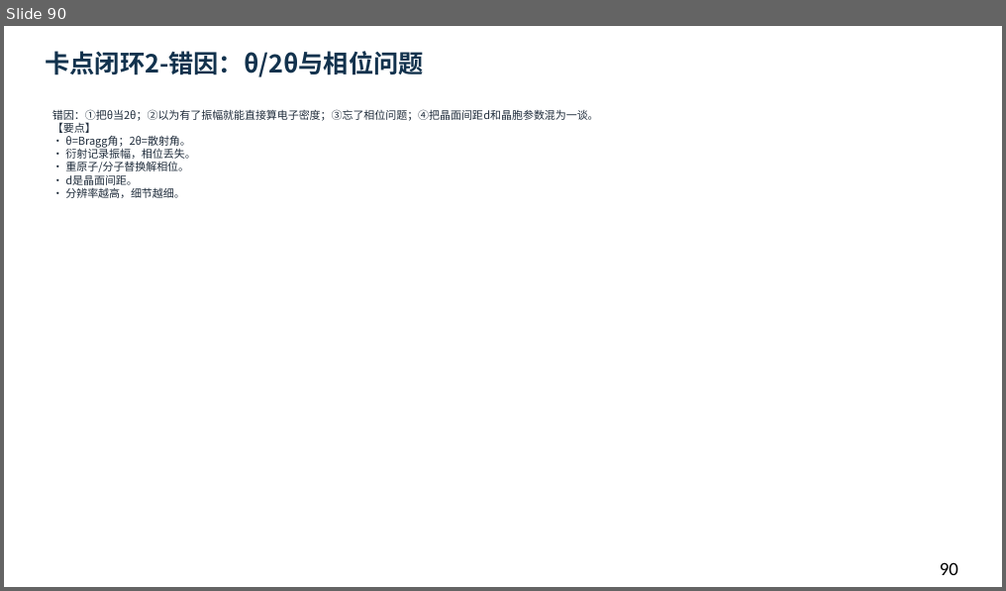
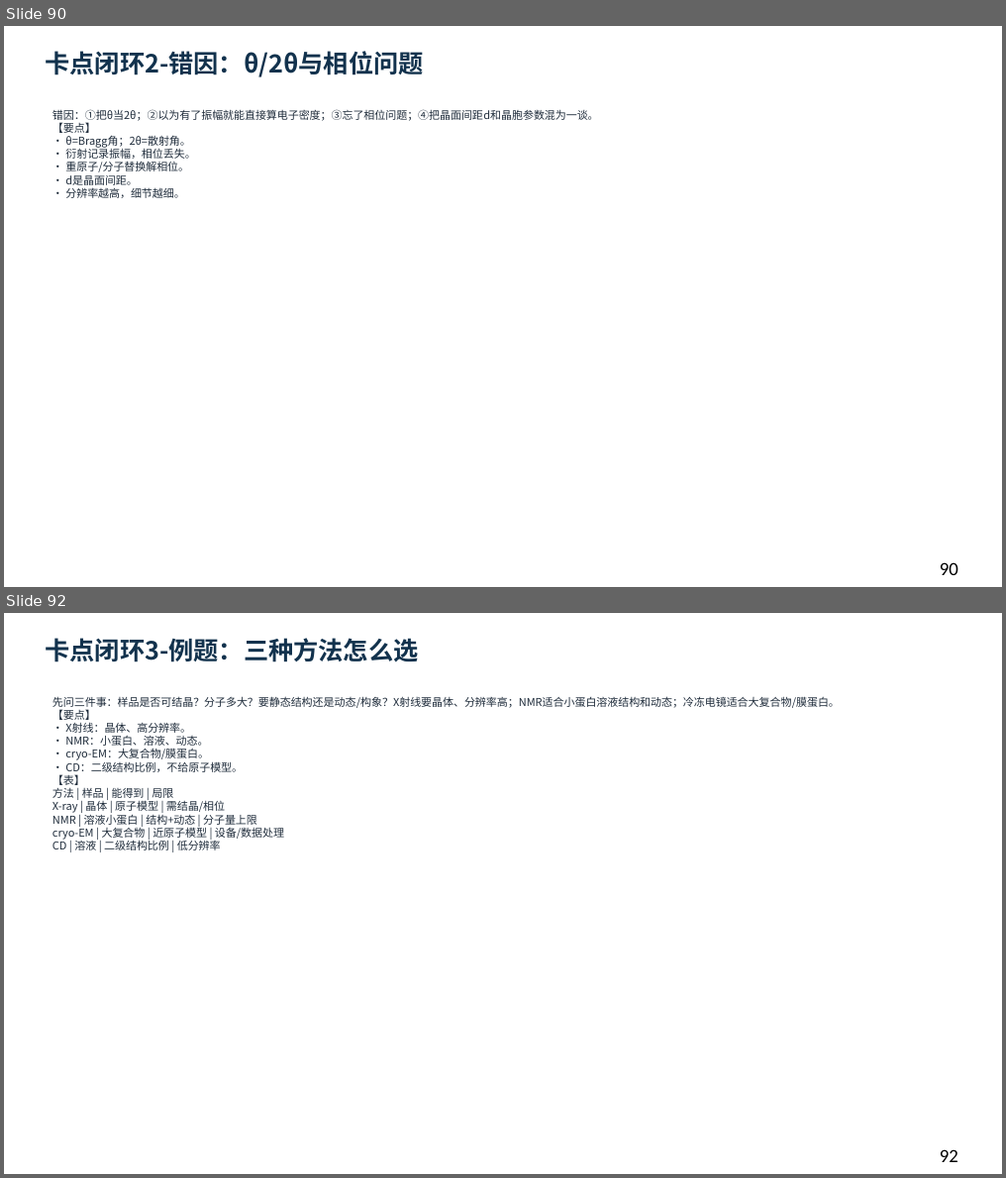
Before and after one commit to newkan-li/Biochemistry, a slide deck: downloads/bc03-ai-style.pptx. Shown one above the other, each under a label of ours: slide 90 before the commit, slides 90 and 92 after it; the slides between them are not shown. The pictures are 1006x591 and 1006x1178 pixels, drawn with LibreOffice and Linux fonts; fonts in the diff are those of the drawing. Boxes give left, top, right and bottom in pixels: in the first picture for what was removed or moved away, otherwise in the second. Text is boxed around its words. In the diff, an @@ line names an element or a change of style, - is before the commit and + after.

```diff
--- a/downloads/bc03-ai-style.pptx
+++ b/downloads/bc03-ai-style.pptx
@@ slide 92 added at <box>4,613,1002,1174</box>, background #FFFFFF @@
@@ text added at <box>45,638,418,663</box>, 24 pt, text #12324D, bold @@
+卡点闭环3-例题：三种方法怎么选
@@ text added at <box>53,696,840,851</box>, 10.5 pt, text #202D3C @@
+先问三件事：样品是否可结晶？分子多大？要静态结构还是动态/构象？X射线要晶体、分辨率高；NMR适合小蛋白溶液结构和动态；冷冻电镜适合大复合物/膜蛋白。
+【要点】
+• X射线：晶体、高分辨率。
+• NMR：小蛋白、溶液、动态。
+• cryo-EM：大复合物/膜蛋白。
+• CD：二级结构比例，不给原子模型。
+【表】
+方法 | 样品 | 能得到 | 局限
+X-ray | 晶体 | 原子模型 | 需结晶/相位
+NMR | 溶液小蛋白 | 结构+动态 | 分子量上限
+cryo-EM | 大复合物 | 近原子模型 | 设备/数据处理
+CD | 溶液 | 二级结构比例 | 低分辨率
@@ text added at <box>940,1150,958,1162</box>, 18 pt, text #000000 @@
+92
```
Also in this commit, not shown: 1 slide changed, 3 other slides added, 22 other files.
